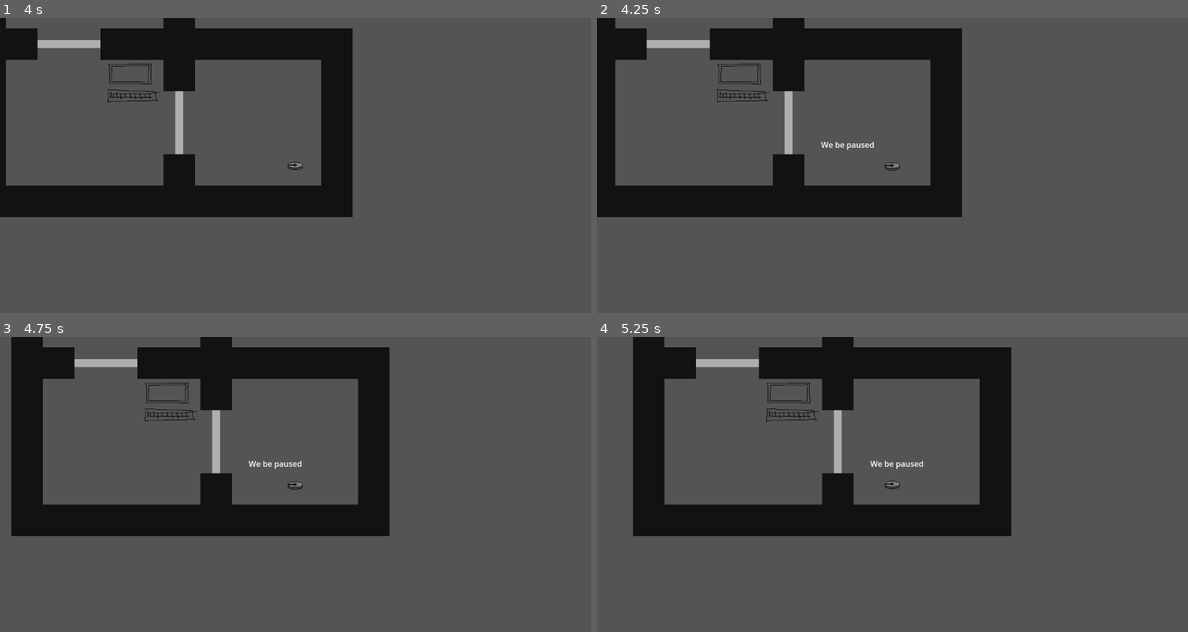
Above: before the commit, frames 1-4 (two rows, left to right).
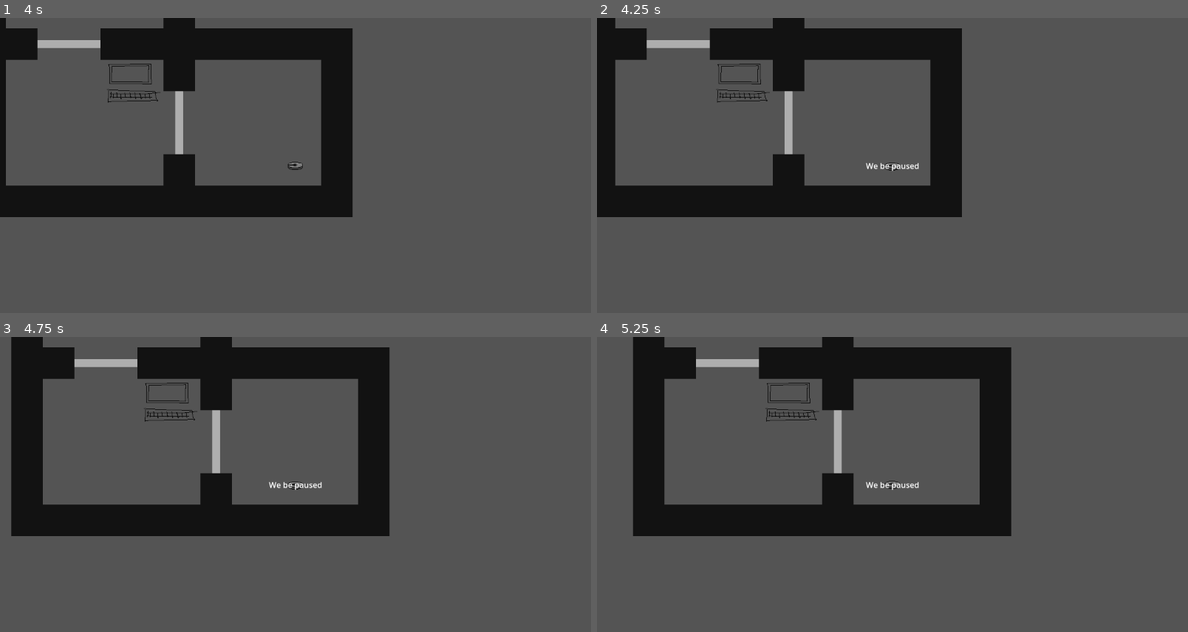
Above: after the commit, the same moments.

Repository: Black-Sheep-Studios/wire-hacking-robots
Game: Godot game, scene res://game.tscn
Two runs of this game, one before a commit and one after it. Both use one fixed random seed, a clock stepped at 60 frames per second and the inputs below.
Inputs (mouse positions are in pixels of both pictures, inside the frame that each line leads up to):
- Up to frame 1 (4 s): tap Enter at 0.5 s; move the mouse to (425, 150) at 0.52 s; hold D (move_right) 0.53-1.28 s; tap Space (primary_action) every 0.75 s from 0.6 to 3.6 s; move the mouse to (177, 180) at 1.27 s; hold S (move_down) 1.28-2.03 s; move the mouse to (354, 100) at 2.02 s; hold D (move_right) 2.03-2.78 s; move the mouse to (265, 224) at 2.77 s; hold W (move_up) 2.78-3.53 s; move the mouse to (472, 209) at 3.52 s; hold A (move_left) from 3.53 s (still down)
- Up to frame 2 (4.25 s): keep holding A (move_left); tap Escape (menu) at 4.15 s
- Up to frame 3 (4.75 s): keep holding A (move_left); move the mouse to (118, 440) at 4.27 s; tap Space (primary_action) at 4.35 s
- Up to frame 4 (5.25 s): move the mouse to (922, 484) at 5.02 s; release A (move_left) at 5.03 s; hold S (move_down) from 5.03 s (still down); tap Space (primary_action) at 5.1 s

Frame 1 is identical in both runs. In frame 2, 0.2% of the frame differs, in the area x 37-55%, y 42-52%; in frame 3, 0.2%; in frame 4, 0.2%, in the area x 45-56%, y 42-52%.

Commit message:
fix pause, hack scenes to viewport

Diff:
--- a/game/scene.gd
+++ b/game/scene.gd
@@ -1,6 +1,6 @@
 class_name Scene
 
-extends CanvasItem
+extends Node
 ## Scene is the base class for anything that should be managed by the SceneManager, which
 ## includes menus, minigames, and the main overworld map.
 ##
--- a/scenes/pause_menu.tscn
+++ b/scenes/pause_menu.tscn
@@ -3,20 +3,13 @@
 [ext_resource type="Script" path="res://game/menu.gd" id="1_37fh4"]
 [ext_resource type="Script" path="res://game/player/player_menu_controller.gd" id="2_7ubrw"]
 
-[node name="PauseMenu" type="Control"]
-layout_mode = 3
-anchors_preset = 15
-anchor_right = 1.0
-anchor_bottom = 1.0
-grow_horizontal = 2
-grow_vertical = 2
+[node name="PauseMenu" type="CanvasLayer"]
 script = ExtResource("1_37fh4")
 
 [node name="PlayerMenuController" type="Node" parent="."]
 script = ExtResource("2_7ubrw")
 
 [node name="Label" type="Label" parent="."]
-layout_mode = 1
 anchors_preset = 8
 anchor_left = 0.5
 anchor_top = 0.5
--- a/scenes/test/test_hack_scene.tscn
+++ b/scenes/test/test_hack_scene.tscn
@@ -3,20 +3,13 @@
 [ext_resource type="Script" path="res://game/hack_scene.gd" id="1_jk2s7"]
 [ext_resource type="Script" path="res://game/player/player_hack_controller.gd" id="2_qo8v3"]
 
-[node name="TestHackScene" type="Control"]
-layout_mode = 3
-anchors_preset = 15
-anchor_right = 1.0
-anchor_bottom = 1.0
-grow_horizontal = 2
-grow_vertical = 2
+[node name="TestHackScene" type="CanvasLayer"]
 script = ExtResource("1_jk2s7")
 
 [node name="PlayerHackController" type="Node" parent="."]
 script = ExtResource("2_qo8v3")
 
 [node name="succeed" type="Button" parent="."]
-layout_mode = 1
 anchors_preset = 8
 anchor_left = 0.5
 anchor_top = 0.5
@@ -31,7 +24,6 @@
 text = "Succeed hack"
 
 [node name="fail" type="Button" parent="."]
-layout_mode = 1
 anchors_preset = 8
 anchor_left = 0.5
 anchor_top = 0.5
@@ -46,7 +38,6 @@
 text = "Fail hack"
 
 [node name="cancel" type="Button" parent="."]
-layout_mode = 1
 anchors_preset = 8
 anchor_left = 0.5
 anchor_top = 0.5
